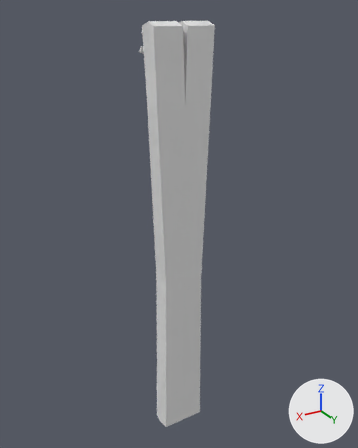
The FBX model UnholySource/Assets/Models/Weapons/Wood/weapon_player_wood.fbx, before and after one commit.
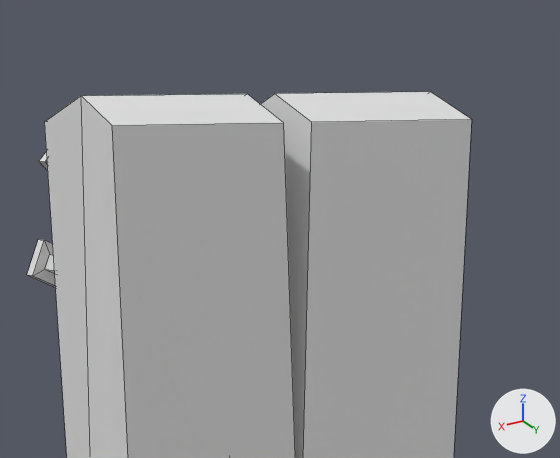
There are two pictures of each version: one whole from a 50 mm lens placed at (0.356, 0.596, 0.581), pointed at (-0.008, -0.011, 0.278), one close up on the part from 38% to 64% of the width and 1% to 19% of the height. Lighting does not change. The marker at lower right points along +X, +Y and +Z. The close-ups show mesh edges as thin lines. Materials are left out; every surface is plain grey.

The first close-up shows 'wood_mesh'.
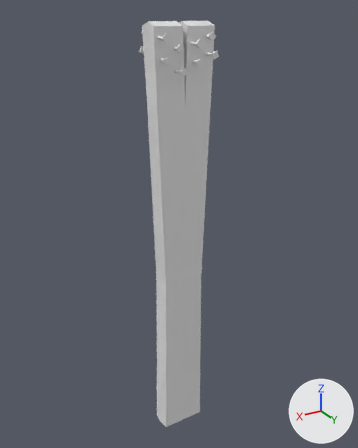
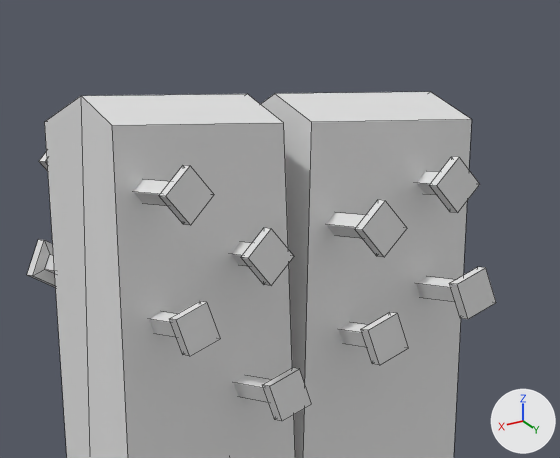
Pixel boxes [x1, y1, x2, y2] of what changed, in the close-ups (560 x 458 px):
'wood_mesh', reshaped: before [27, 92, 472, 458]; after [27, 92, 496, 458]
part 1 of me_plane, added: after [133, 165, 214, 225]
part 2 of me_plane, added: after [231, 228, 294, 285]
part 3 of me_plane, added: after [149, 301, 220, 356]
part 4 of me_plane, added: after [234, 368, 311, 421]
part 5 of me_plane, added: after [326, 200, 407, 257]
part 6 of me_plane, added: after [417, 157, 480, 213]
part 7 of me_plane, added: after [339, 312, 408, 365]
part 8 of me_plane, added: after [416, 267, 496, 319]

What changed in the scene script:
```text
Change me_plane:
    where me_plane.from_pydata(...)  # 197 vertices, 170 faces; spans x -0.046..0.046, y -0.031..0.019, z -0.09..0.569
    used by ob_wood_mesh; location = (0.0, 0.0, 0.0)
    me_plane part 1: the loose piece of 20 vertices spanning x 0.031..0.043, y -0.024..0.013, z 0.55..0.561 is copied, and the copy is turned 180 degrees about the z axis through its middle, then moved by (0.002, 0.025, -0.005); it spans x 0.033..0.044, y 0.001..0.037, z 0.545..0.557
    me_plane part 2: the loose piece of 20 vertices spanning x 0.007..0.019, y -0.031..0.005, z 0.542..0.553 is copied, and the copy is turned -180 degrees about the z axis through its middle, then moved by (0.002, 0.025, -0.01); it spans x 0.009..0.02, y -0.006..0.03, z 0.532..0.543
    me_plane part 3: the loose piece of 20 vertices spanning x 0.011..0.021, y -0.028..0.008, z 0.519..0.53 is copied, and the copy is turned 180 degrees about the z axis through its middle, then moved by (0.019, 0.026, 0.0); it spans x 0.03..0.041, y -0.002..0.035, z 0.519..0.529
    me_plane part 4: the loose piece of 20 vertices spanning x -0.017..-0.006, y -0.031..0.005, z 0.509..0.52 is copied, and the copy is turned -180 degrees about the z axis through its middle, then moved by (0.026, 0.033, -0.005); it spans x 0.009..0.02, y 0.002..0.038, z 0.504..0.515
    me_plane part 5: the loose piece of 20 vertices spanning x -0.017..-0.006, y -0.024..0.013, z 0.536..0.548 is copied, and the copy is turned -180 degrees about the z axis through its middle, then moved by (0.002, 0.025, 0.001); it spans x -0.016..-0.004, y 0.001..0.037, z 0.537..0.549
    me_plane part 6: the loose piece of 20 vertices spanning x -0.041..-0.03, y -0.031..0.005, z 0.55..0.561 is copied, and the copy is turned -180 degrees about the z axis through its middle, then moved by (0.002, 0.025, -0.005); it spans x -0.039..-0.028, y -0.006..0.03, z 0.545..0.557
    me_plane part 7: the loose piece of 20 vertices spanning x -0.038..-0.027, y -0.028..0.008, z 0.523..0.534 is copied, and the copy is turned -180 degrees about the z axis through its middle, then moved by (0.019, 0.026, -0.009); it spans x -0.018..-0.008, y -0.002..0.035, z 0.514..0.525
    me_plane part 8: the loose piece of 20 vertices spanning x -0.017..-0.006, y -0.031..0.005, z 0.509..0.52 is copied, and the copy is turned -180 degrees about the z axis through its middle, then moved by (-0.023, 0.033, 0.014); it spans x -0.039..-0.029, y 0.002..0.038, z 0.523..0.534
```
